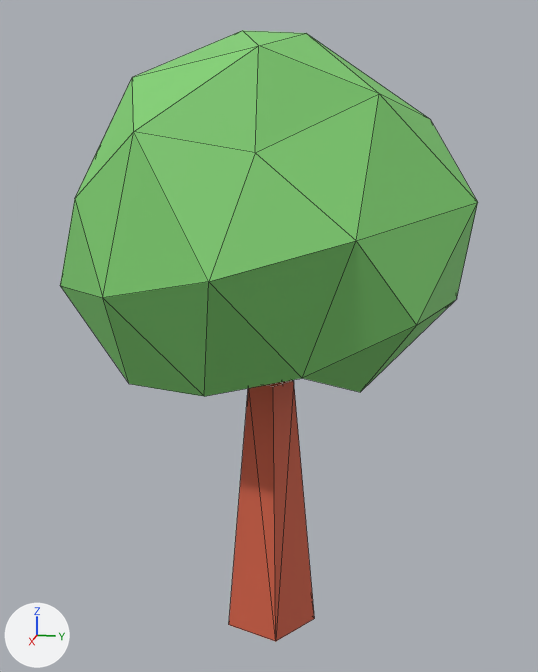
A saved change to the OBJ model assets/trees/beech_tree.obj.
Before and after are seen from a camera (50 mm lens) standing at (19.35, 3.97, 13.44) and looking at (0.08, 0.11, 8.62). Lighting does not change. The marker at lower left points along +X, +Y and +Z. Mesh edges are drawn as thin lines. Where no turn or scale is listed for an object, it has been applied to the vertices.

Script lines for the objects in view, before the commit:
```python
mat_leaves = principled_material('Leaves')
mat_leaves.base_color = (0.218, 0.64, 0.166)  # green #80d171
mat_leaves.roughness = 0.69
mat_trunk = principled_material('Trunk')
mat_trunk.base_color = (0.64, 0.117, 0.0594)  # red #d16045
mat_trunk.roughness = 0.69
me_cylinder_cylinder_001 = bpy.data.meshes.new('Cylinder_Cylinder.001')
me_cylinder_cylinder_001.from_pydata(...)  # 52 vertices, 78 faces, 14 loose edges; spans x -4.7..5.1, y -5.2..5.2, z 0.0..16.5
# faces by material slot: [10, 68]
me_cylinder_cylinder_001.materials.append(mat_trunk)  # red #d16045
me_cylinder_cylinder_001.materials.append(mat_leaves)  # green #80d171
ob_cylinder_cylinder_001 = bpy.data.objects.new('Cylinder_Cylinder.001', me_cylinder_cylinder_001)
ob_cylinder_cylinder_001.location = (0.0, 0.0, 0.0)
```
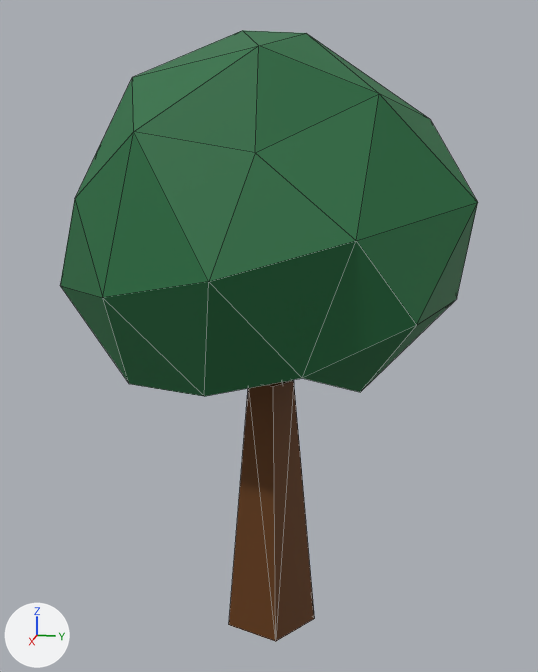
Commit message: new beech tree

The change, as a diff of the scene's bpy script:
```diff
--- a/assets/trees/beech_tree.obj.py
+++ b/assets/trees/beech_tree.obj.py
@@ mat_trunk @@
 mat_trunk = principled_material('Trunk')
-mat_trunk.base_color = (0.64, 0.117, 0.0594)  # red #d16045
+mat_trunk.base_color = (0.122, 0.0385, 0.00243)  # brown #623708
 mat_trunk.roughness = 0.69
@@ mat_leaves @@
 mat_leaves = principled_material('Leaves')
-mat_leaves.base_color = (0.218, 0.64, 0.166)  # green #81d171
+mat_leaves.base_color = (0.0177, 0.158, 0.0518)  # dark green #246f40
 mat_leaves.roughness = 0.69
```

Boxes (x1, y1, x2, y2) around the edits, measured in the pictures (538 x 672 px):
'Cylinder_Cylinder.001', recoloured: (60, 30, 478, 642) in both
